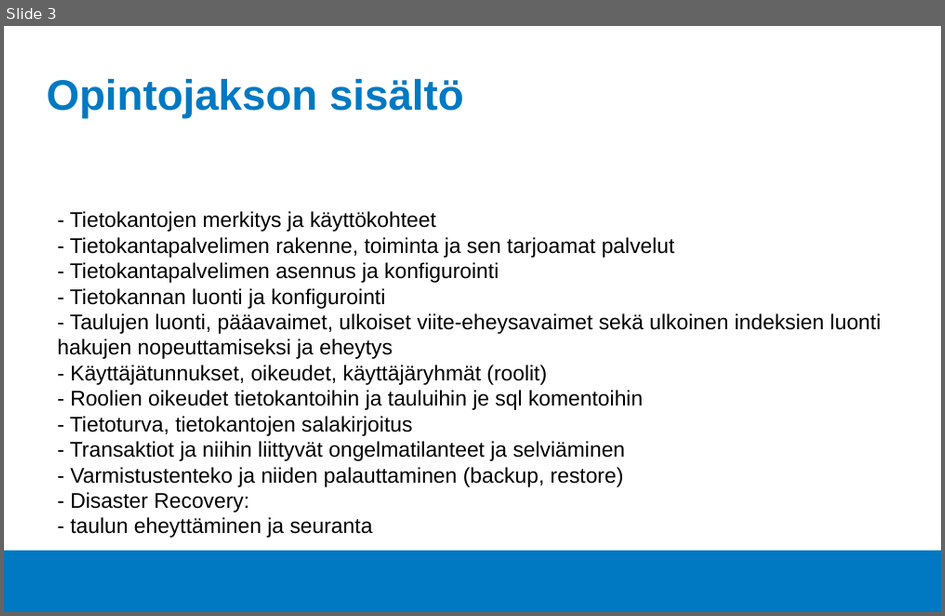
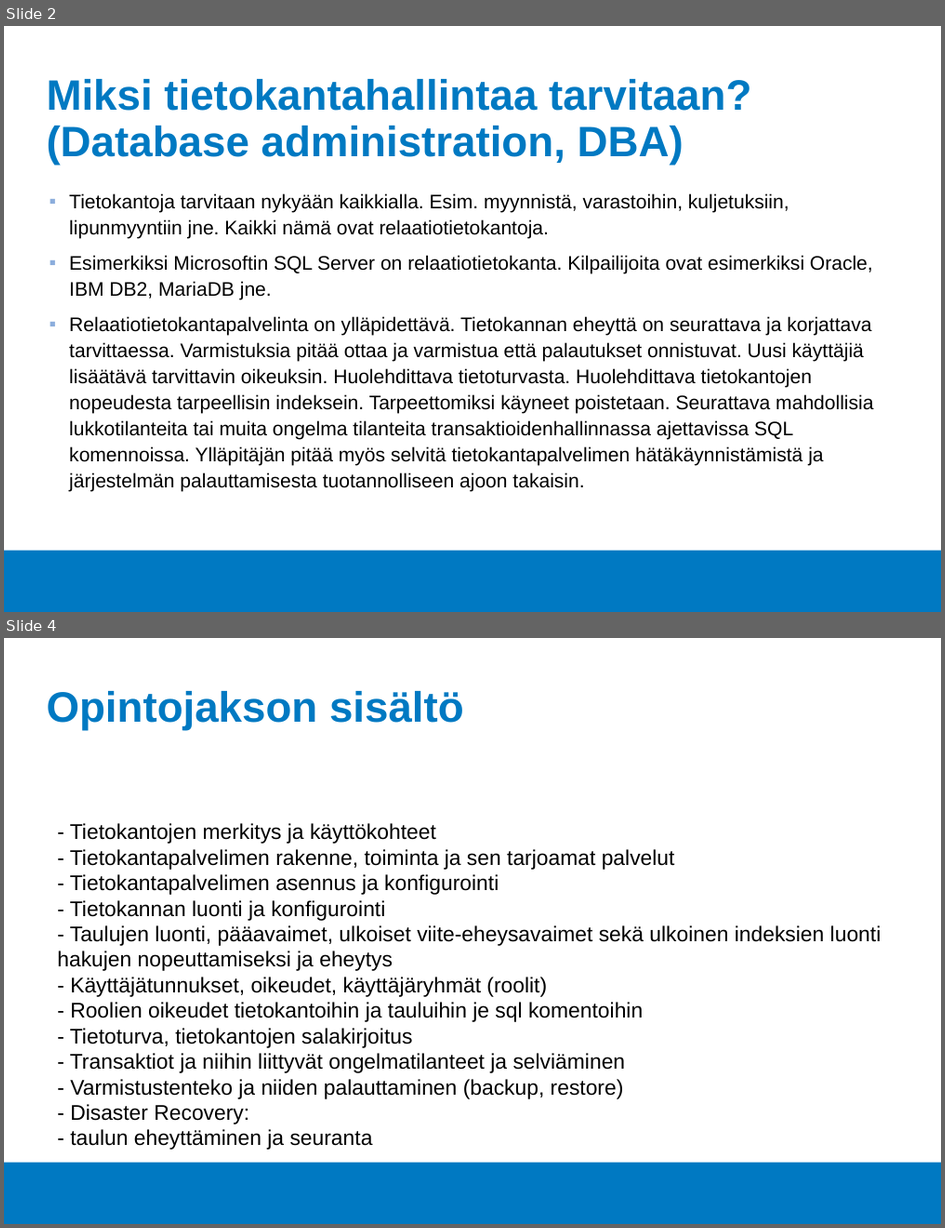
Before and after one commit to Tietokantahallinta/Tietokantahallinta.github.io, a slide deck: luennot/viikko01/Luentokalvot_01.odp. Shown one above the other, each under a label of ours: slide 3 before the commit, slides 2 and 4 after it; the slides between them are not shown. The pictures are 945x616 and 945x1228 pixels, drawn with LibreOffice and Linux fonts; fonts in the diff are those of the drawing; background and template pictures are left out. Boxes give left, top, right and bottom in pixels: in the first picture for what was removed or moved away, otherwise in the second. Text is boxed around its words. In the diff, an @@ line names an element or a change of style, - is before the commit and + after.

```diff
--- a/luennot/viikko01/Luentokalvot_01.odp
+++ b/luennot/viikko01/Luentokalvot_01.odp
@@ slide 2 added at (4, 26, 941, 612), background #FFFFFF; not listed: 1 template element that a slide beside it also shows @@
@@ title added at (47, 79, 752, 165), 36 pt, text #0079C2, bold @@
+Miksi tietokantahallintaa tarvitaan?
+(Database administration, DBA)
@@ text added at (69, 193, 874, 492), 16.6 pt, text #000000 @@
+▪ Tietokantoja tarvitaan nykyään kaikkialla. Esim. myynnistä, varastoihin, kuljetuksiin, lipunmyyntiin jne. Kaikki nämä ovat relaatiotietokantoja.
+▪ Esimerkiksi Microsoftin SQL Server on relaatiotietokanta. Kilpailijoita ovat esimerkiksi Oracle, IBM DB2, MariaDB jne.
+▪ Relaatiotietokantapalvelinta on ylläpidettävä. Tietokannan eheyttä on seurattava ja korjattava tarvittaessa. Varmistuksia pitää ottaa ja varmistua että palautukset onnistuvat. Uusi käyttäjiä lisäätävä tarvittavin oikeuksin. Huolehdittava tietoturvasta. Huolehdittava tietokantojen nopeudesta tarpeellisin indeksein. Tarpeettomiksi käyneet poistetaan. Seurattava mahdollisia lukkotilanteita tai muita ongelma tilanteita transaktioidenhallinnassa ajettavissa SQL komennoissa. Ylläpitäjän pitää myös selvitä tietokantapalvelimen hätäkäynnistämistä ja järjestelmän palauttamisesta tuotannolliseen ajoon takaisin.
@@ what was slide 3 is now slide 4 @@
```
Also in this commit, not shown: 2 slides changed, 1 other slide added, 1 slide removed, 2 other files.
